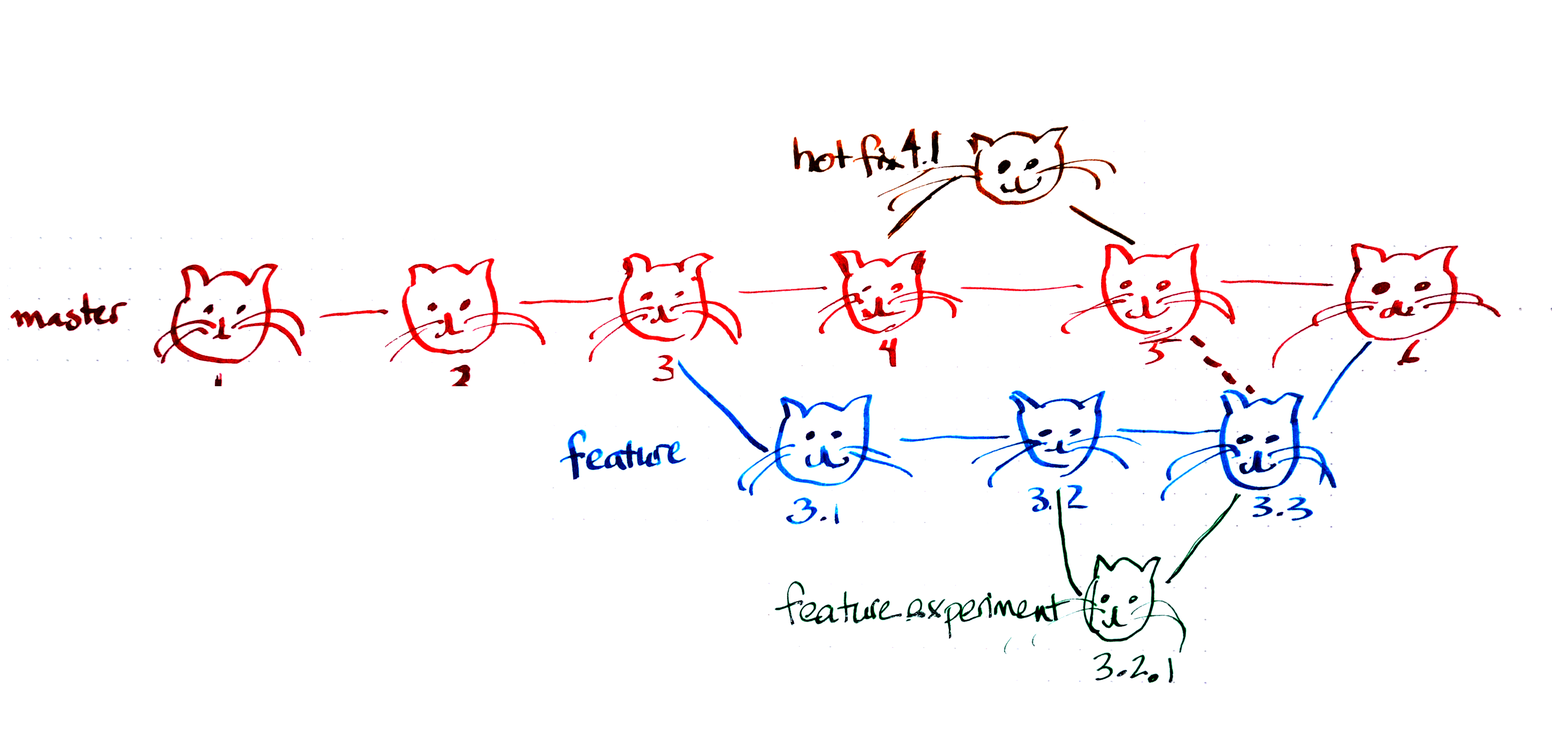
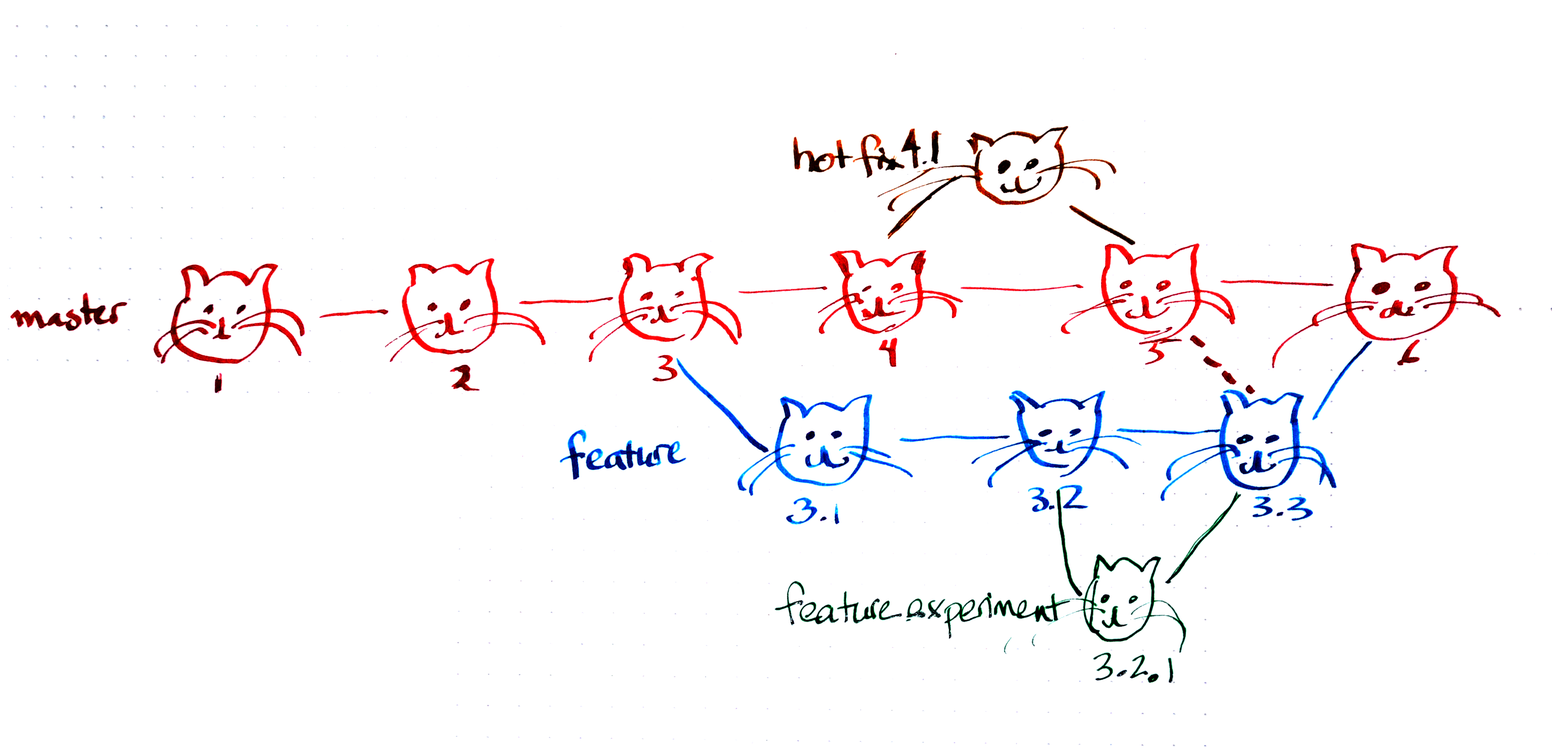
Before/after of a 1552x753 layered artwork. What changed in the layer stack:
hid "Layer 6" over 1236, 389, 1250, 396
hid "Layer 5" over 1119, 237, 1128, 243
hid "Layer 4" over 766, 485, 1246, 681
hid "Layer 3" over 673, 337, 1375, 510
hid "Layer 2" over 673, 237, 1375, 379
hid "Layer 1" over 10, 24, 1552, 747
showed "Background" over 10, 24, 1552, 747
